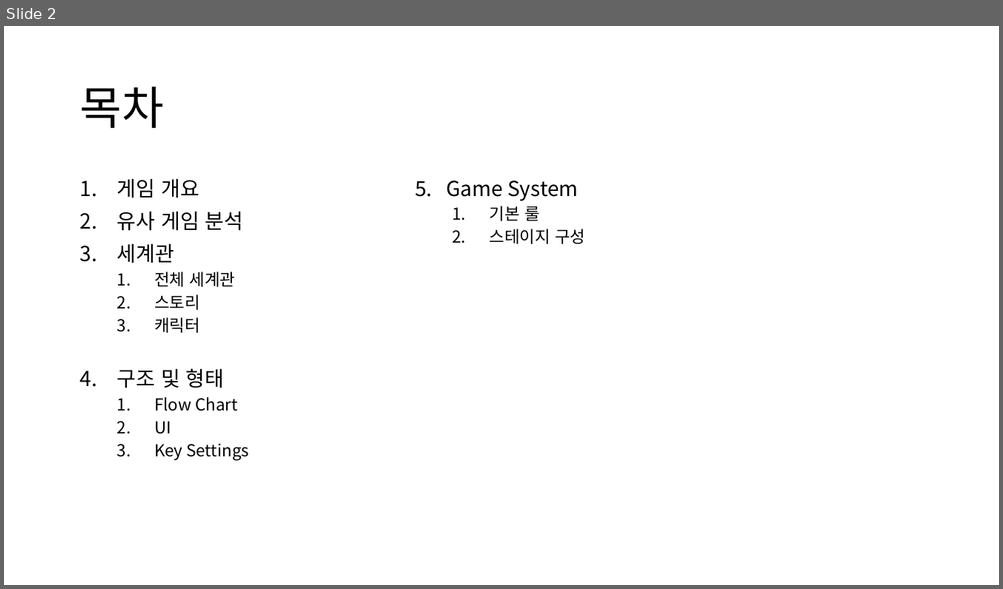
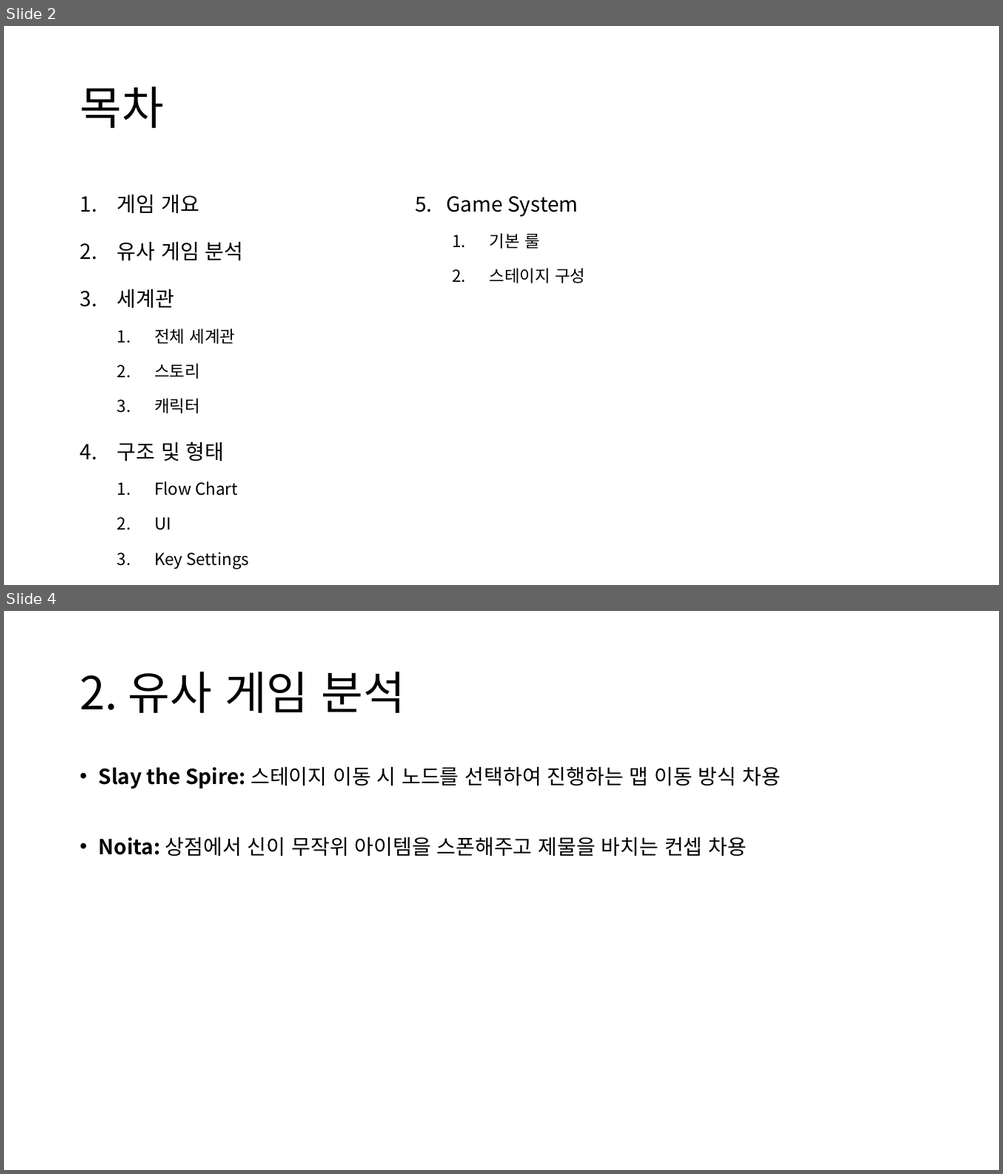
Before and after one commit to CrograNM/Project_Entropy, a slide deck: _문서/_Project Entropy 기획문서.pptx. Shown one above the other, each under a label of ours: slide 2 before the commit, slides 2 and 4 after it; the slides between them are not shown. The pictures are 1003x589 and 1003x1174 pixels, drawn with LibreOffice and Linux fonts; fonts in the diff are those of the drawing. Boxes give left, top, right and bottom in pixels: in the first picture for what was removed or moved away, otherwise in the second. Text is boxed around its words. In the diff, an @@ line names an element or a change of style, - is before the commit and + after.

Commit message:
#기획 : 개요, 유사 게임, 세계관

```diff
--- a/_문서/_Project Entropy 기획문서.pptx
+++ b/_문서/_Project Entropy 기획문서.pptx
@@ slide 4 added at (4, 611, 999, 1170), background #FFFFFF @@
@@ title added at (79, 672, 405, 713), 44 pt, text #000000 @@
+2. 유사 게임 분석
@@ text added at (99, 766, 780, 857), 20 pt, text #000000 @@
+• Slay the Spire: 스테이지 이동 시 노드를 선택하여 진행하는 맵 이동 방식 차용
+• Noita: 상점에서 신이 무작위 아이템을 스폰해주고 제물을 바치는 컨셉 차용
@@ slide 2 changed as well @@
@@ text "게임 개요" at (117, 194, 250, 569): line spacing 0.9 to 1.5 @@
@@ text "5. Game System" at (415, 196, 585, 284): line spacing 0.9 to 1.5 @@
```
Also in this commit, not shown: 1 other slide changed, 7 other slides added.
